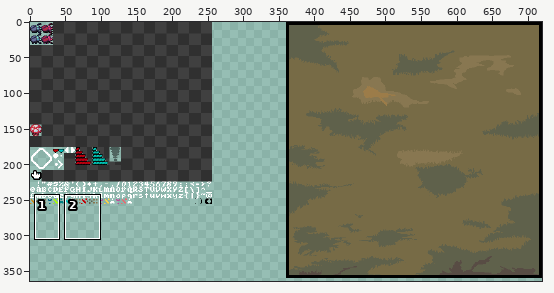
One commit to this sprite sheet: static/png/atlas.png. The first picture is a wide view before the edit; the outline marks the close-up.
Close-up. Before the edit:
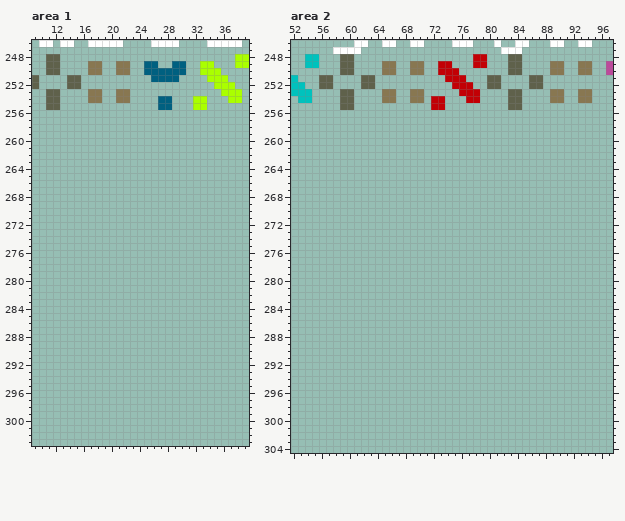
The file is 720x720 pixels. Colours within 5 levels of each other are drawn and written as one. Shown: area 1: x 9..39, y 246..303; area 2: x 52..97, y 246..304. The wide view leaves out empty margins. The commit also changed other parts of the picture, which this record leaves out.
The result:
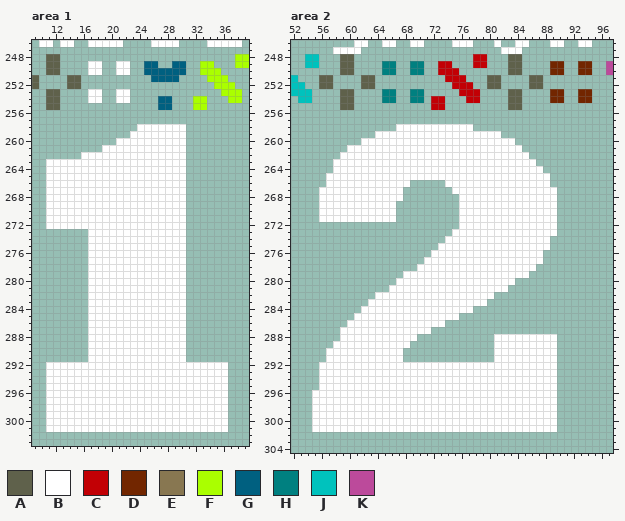
Palette (. is transparent): A #5f614b  B #ffffff  C #c20005  D #722600  E #887751  F #aaff00  G #006080  H #008080  J #00c2bd  K #bc4a9b
Change:
Area 1:
Colour B is added in row 258 at x 24 to 30; in row 259 at x 23 to 30; in row 260 at x 21 to 30; in row 261 at x 19 to 30; in row 262 at x 16 to 30; in rows 263 to 272 at x 11 to 30.
Colour B is added in rows 273 to 291 at x 17 to 30; in rows 292 to 301 at x 11 to 36.
Colour B replaces colour E in rows 249 to 250 at x 17 to 18 and 21 to 22; in rows 253 to 254 at x 17 to 18 and 21 to 22.
Area 2:
Colour B is added in row 258 at x 67 to 77; in row 259 at x 64 to 81; in row 260 at x 62 to 83; in row 261 at x 60 to 84; in row 262 at x 59 to 85; in row 263 at x 58 to 86.
Colour B is added in row 264 at x 58 to 87; in row 265 at x 57 to 88; in row 266 at x 57 to 68 and 74 to 88; in row 267 at x 56 to 67 and 75 to 89; in row 268 at x 56 to 67 and 76 to 89; in rows 269 to 271 at x 56 to 66 and 76 to 89.
Colour B is added in row 272 at x 76 to 89; in row 273 at x 75 to 89; in row 274 at x 74 to 88; in row 275 at x 73 to 88; in row 276 at x 72 to 87; in row 277 at x 71 to 87.
Colour B is added in row 278 at x 70 to 86; in row 279 at x 68 to 85; in row 280 at x 67 to 83; in row 281 at x 66 to 82; in row 282 at x 64 to 80; in row 283 at x 63 to 79.
Colour B is added in row 284 at x 62 to 77; in row 285 at x 61 to 75; in row 286 at x 60 to 73; in row 287 at x 59 to 71; in row 288 at x 59 to 69 and 81 to 89; in row 289 at x 58 to 68 and 81 to 89.
Colour B is added in rows 290 to 291 at x 57 to 67 and 81 to 89; in rows 292 to 295 at x 56 to 89; in rows 296 to 301 at x 55 to 89.
Colour D replaces colour E in rows 249 to 250 at x 89 to 90 and 93 to 94; in rows 253 to 254 at x 89 to 90 and 93 to 94.
Colour H replaces colour E in rows 249 to 250 at x 65 to 66 and 69 to 70; in rows 253 to 254 at x 65 to 66 and 69 to 70.
Where, in picture pixels (left, top, right, bottom), the same in both close-ups:
changed: (88, 61, 130, 103)
added: (46, 124, 228, 432)
changed: (382, 61, 424, 103)
changed: (550, 61, 592, 103)
added: (312, 124, 557, 432)
